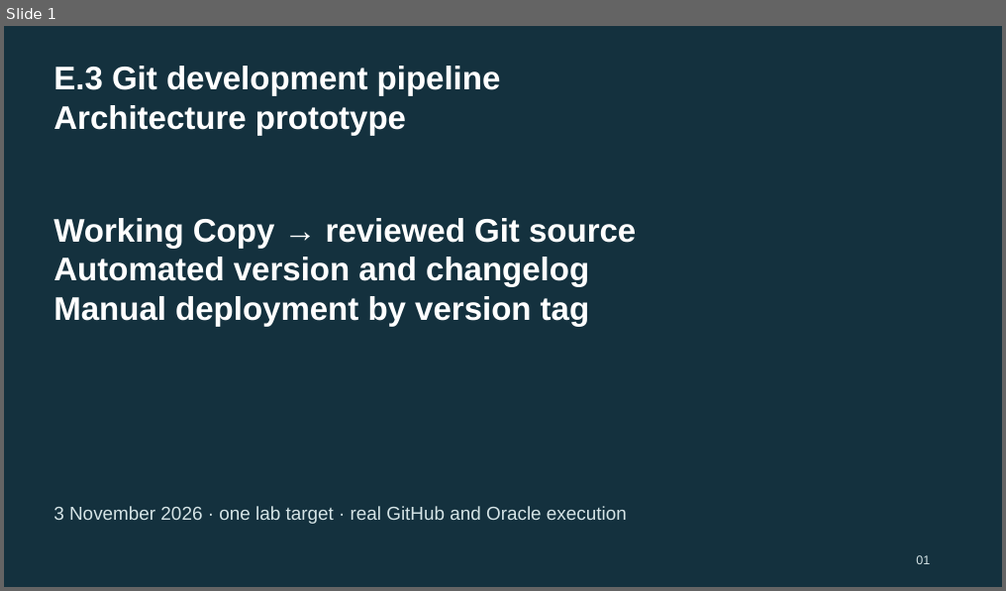
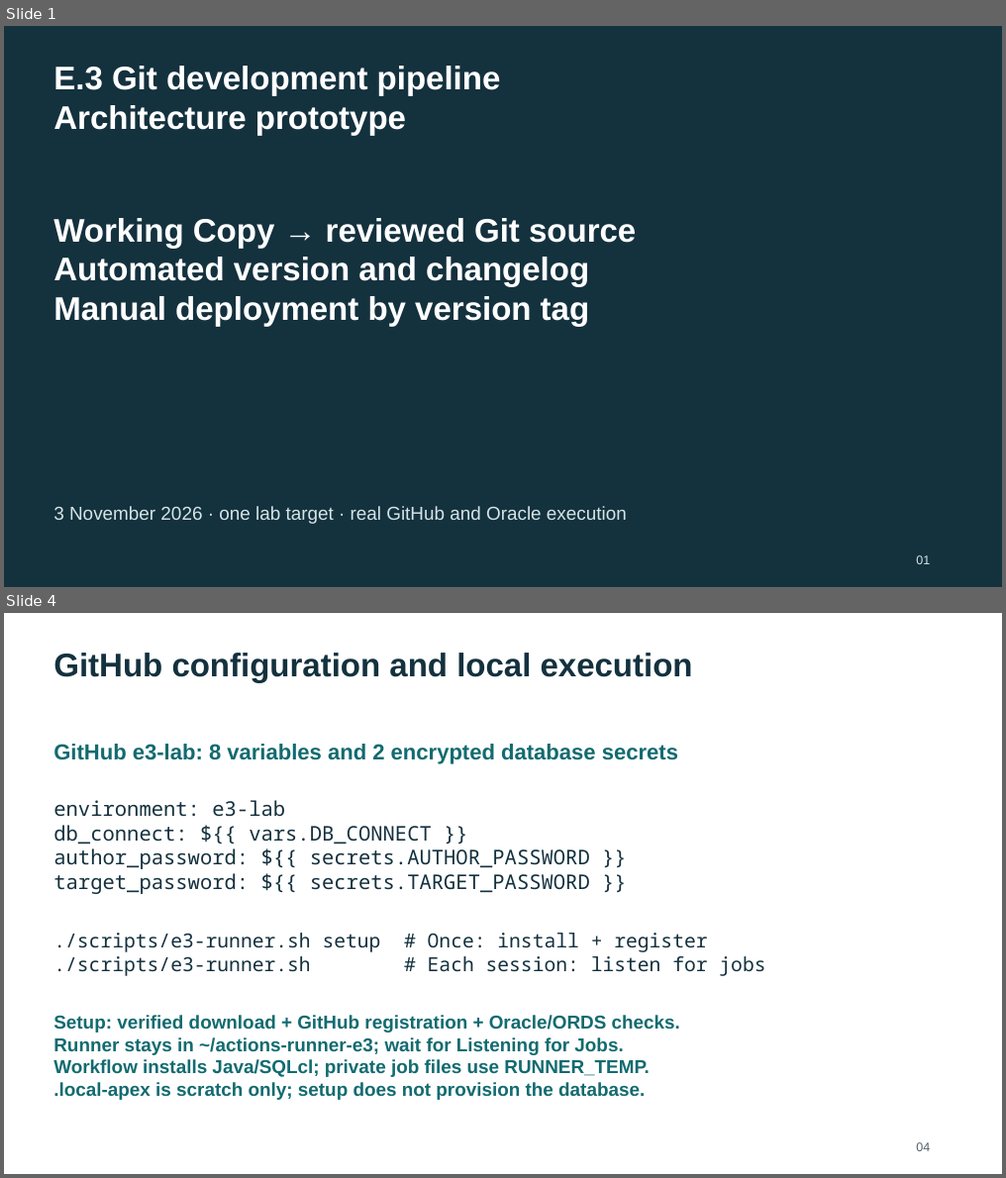
Before and after one commit to rstyczynski/APEX_CICD, a slide deck: progress/E.3/sprint_E.3_increment_demo.pptx. Shown one above the other, each under a label of ours: slide 1 before the commit, slides 1 and 4 after it; the slides between them are not shown. The pictures are 1006x591 and 1006x1178 pixels, drawn with LibreOffice and Linux fonts; fonts in the diff are those of the drawing. Boxes give left, top, right and bottom in pixels: in the first picture for what was removed or moved away, otherwise in the second. Text is boxed around its words. In the diff, an @@ line names an element or a change of style, - is before the commit and + after.

Commit message:
fix: configure E.3 workflows in GitHub and add local lab runner

```diff
--- a/progress/E.3/sprint_E.3_increment_demo.pptx
+++ b/progress/E.3/sprint_E.3_increment_demo.pptx
@@ slide 4 added at bbox=[4, 613, 1002, 1174], background #FFFFFF @@
@@ text added at bbox=[54, 653, 693, 683], 31.5 pt, text #14313E, bold @@
+GitHub configuration and local execution
@@ text added at bbox=[54, 744, 678, 764], 21 pt, text #126B70, bold @@
+GitHub e3-lab: 8 variables and 2 encrypted database secrets
@@ text added at bbox=[54, 800, 590, 894], 19.5 pt, text #14313E @@
+environment: e3-lab
+db_connect: ${{ vars.DB_CONNECT }}
+author_password: ${{ secrets.AUTHOR_PASSWORD }}
+target_password: ${{ secrets.TARGET_PASSWORD }}
@@ text added at bbox=[54, 933, 765, 976], 18.8 pt, text #14313E @@
+./scripts/e3-runner.sh setup # Once: install + register
+./scripts/e3-runner.sh # Each session: listen for jobs
@@ text added at bbox=[54, 1015, 680, 1100], 18 pt, text #126B70, bold @@
+Setup: verified download + GitHub registration + Oracle/ORDS checks.
+Runner stays in ~/actions-runner-e3; wait for Listening for Jobs.
+Workflow installs Java/SQLcl; private job files use RUNNER_TEMP.
+.local-apex is scratch only; setup does not provision the database.
@@ text added at bbox=[916, 1143, 930, 1152], 12 pt, text #52636D @@
+04
```
Also in this commit, not shown: 11 slides changed, 55 other files.
